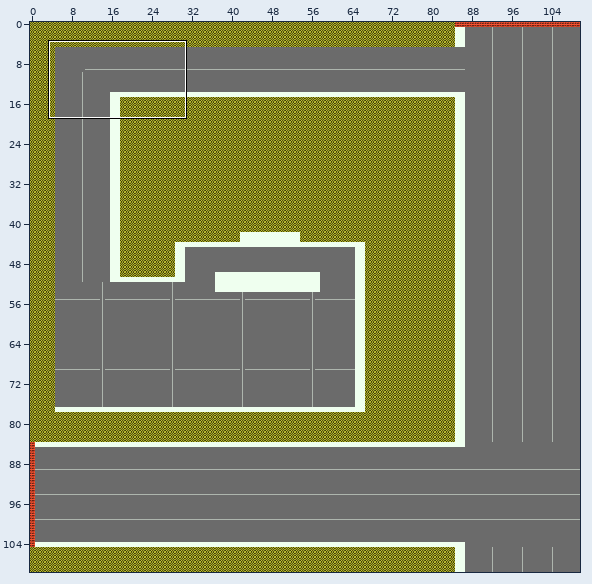
A Tiled map gets an edit: Assets/Graphics/Maps/Gray Box/RetailGraybox.tmx. Above: a wide view before the commit, with the close-up outlined.
Close-up. First the earlier version:
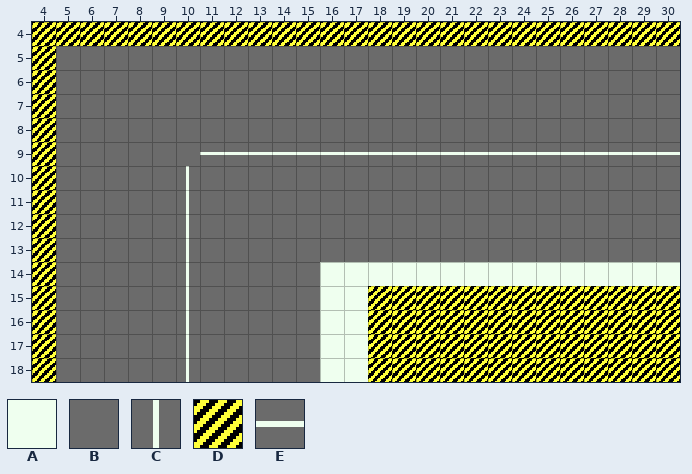
Cells are 16x16 px. Shown: x 4..30, y 4..18. The commit also changed other parts of the map, which this record leaves out.
Key: from "DebugGraybox": A 0, B 2, C 3, D 4, E 7.
_ is an empty cell.
Layers that did not change in this view are not listed.
Layer "Graybox/GrayBox" before, first column x 4:
 4 DDDDDDDDDDDDDDDDDDDDDDDDDDD
 5 DBBBBBBBBBBBBBBBBBBBBBBBBBB
 6 DBBBBBBBBBBBBBBBBBBBBBBBBBB
 7 DBBBBBBBBBBBBBBBBBBBBBBBBBB
 8 DBBBBBBBBBBBBBBBBBBBBBBBBBB
 9 DBBBBBBEEEEEEEEEEEEEEEEEEEE
10 DBBBBBCBBBBBBBBBBBBBBBBBBBB
11 DBBBBBCBBBBBBBBBBBBBBBBBBBB
12 DBBBBBCBBBBBBBBBBBBBBBBBBBB
13 DBBBBBCBBBBBBBBBBBBBBBBBBBB
14 DBBBBBCBBBBBAAAAAAAAAAAAAAA
15 DBBBBBCBBBBBAADDDDDDDDDDDDD
16 DBBBBBCBBBBBAADDDDDDDDDDDDD
17 DBBBBBCBBBBBAADDDDDDDDDDDDD
18 DBBBBBCBBBBBAADDDDDDDDDDDDD
Once edited:
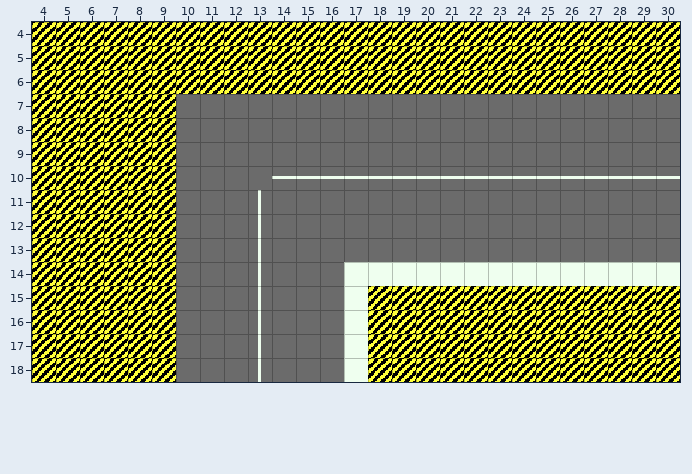
What changed:
Changed rows in their new state; . is an unchanged cell.
Layer "Graybox/GrayBox":
first column x 5:
 5 DDDDDDDDDDDDDDDDDDDDDDDDDD
 6 DDDDDDDDDDDDDDDDDDDDDDDDDD
 7 DDDDD.....................
 8 DDDDD.....................
 9 DDDDD.BBBBBBBBBBBBBBBBBBBB
10 DDDDDB...EEEEEEEEEEEEEEEEE
11 DDDDDB..C.................
12 DDDDDB..C.................
13 DDDDDB..C.................
14 DDDDDB..C..B..............
15 DDDDDB..C..B..............
16 DDDDDB..C..B..............
17 DDDDDB..C..B..............
18 DDDDDB..C..B..............
Pixel boxes of the changes (left, top, right, bottom) in both close-ups:
changed: (56, 46, 680, 382)
